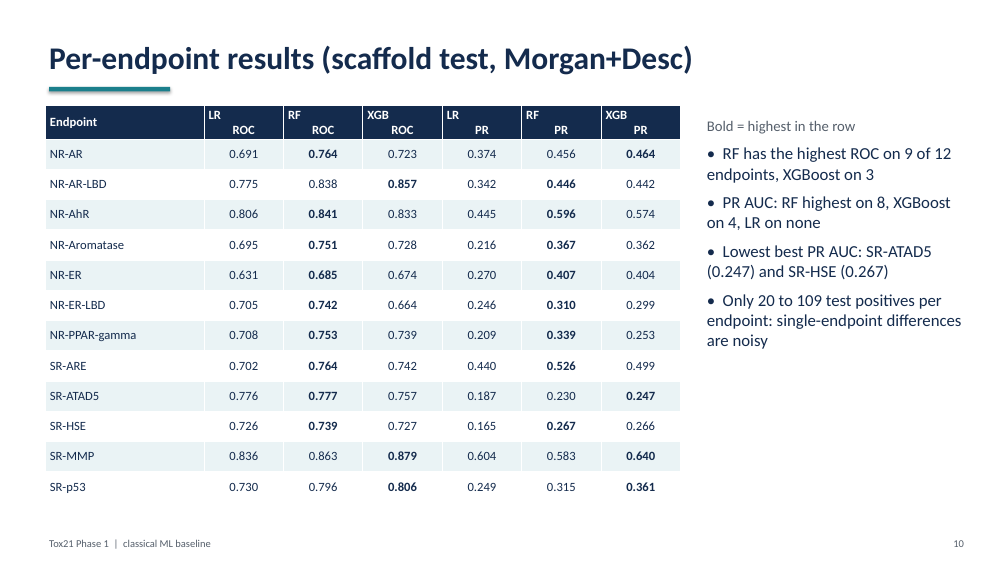
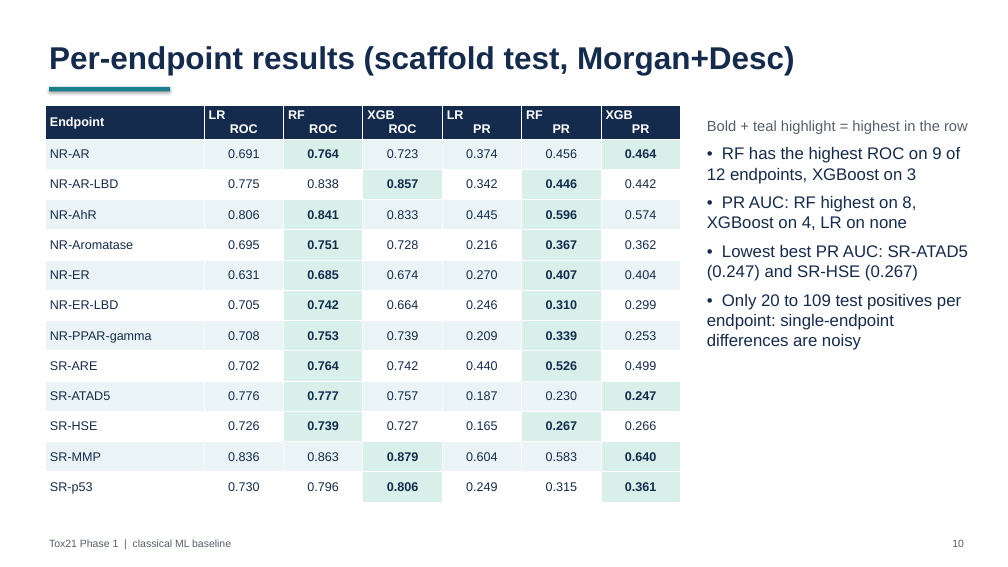
Before and after one commit to GabbyMymus/Molecular-Toxicity-Prediction, a slide deck: slide 10 of tox21-phase1/slides/tox21_phase1.pptx. Drawn at 1008x567 pixels with LibreOffice and Linux fonts; fonts in the diff are those of the drawing. Boxes give left, top, right and bottom in pixels: in the first picture for what was removed or moved away, otherwise in the second. Text is boxed around its words. In the diff, an @@ line names an element or a change of style, - is before the commit and + after.

Commit message:
Polish Tox21 presentation typography and results

```diff
--- a/tox21-phase1/slides/tox21_phase1.pptx
+++ b/tox21-phase1/slides/tox21_phase1.pptx
@@ table at (45, 106, 681, 499) @@
@@ fill #EAF3F5 to #D8EFEA in 12 cells @@
@@ fill #FFFFFF to #D8EFEA in 12 cells @@
@@ font Calibri to Arial @@
@@ text at (707, 120, 968, 134): text changed; font Calibri to Arial @@
-Bold = highest in the row
+Bold + teal highlight = highest in the row
@@ text at (707, 147, 968, 350): font Calibri to Arial in "• RF has the highest ROC on ...", "• PR AUC: RF highest on 8, ...", "• Lowest best PR AUC: SR-ATAD5 (0.247) ...", "• Only 20 to 109 test positives ..." @@
@@ font Calibri to Arial in 3 elements at (49, 46, 795, 75), (49, 539, 231, 547), (952, 539, 964, 547) @@
```
Also in this commit, not shown: 12 other slides changed, 1 other file.
